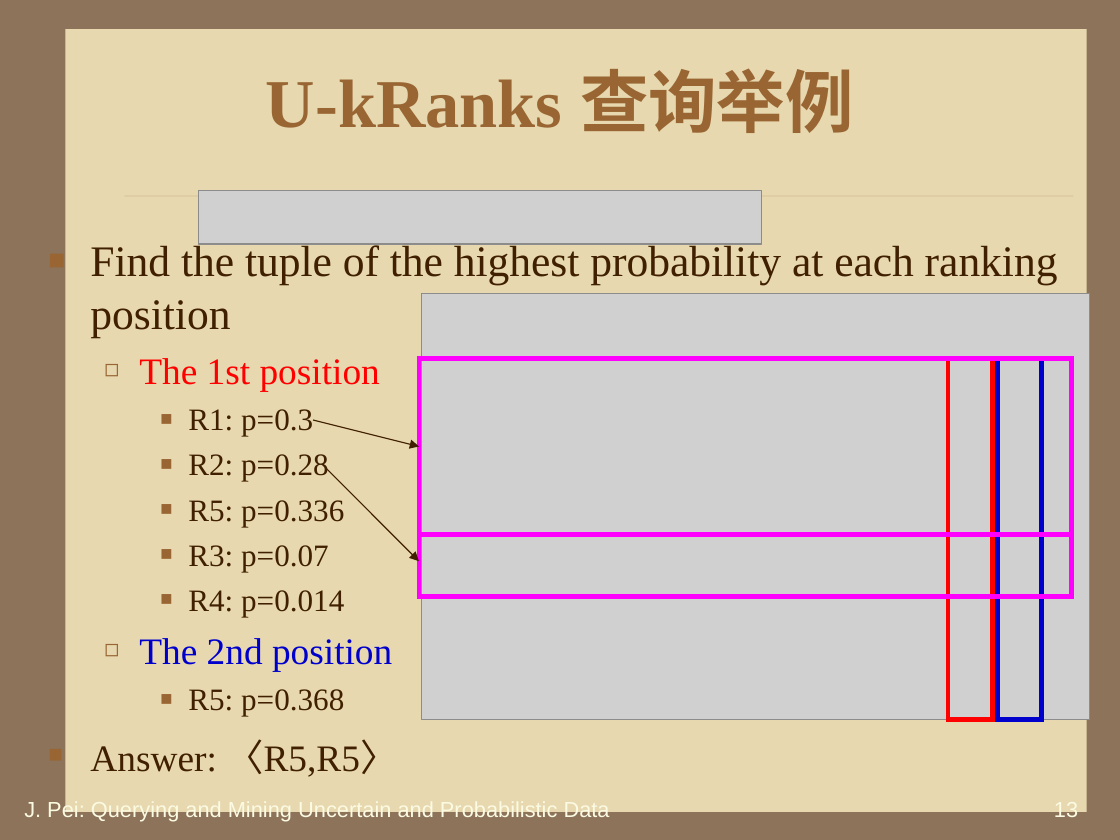
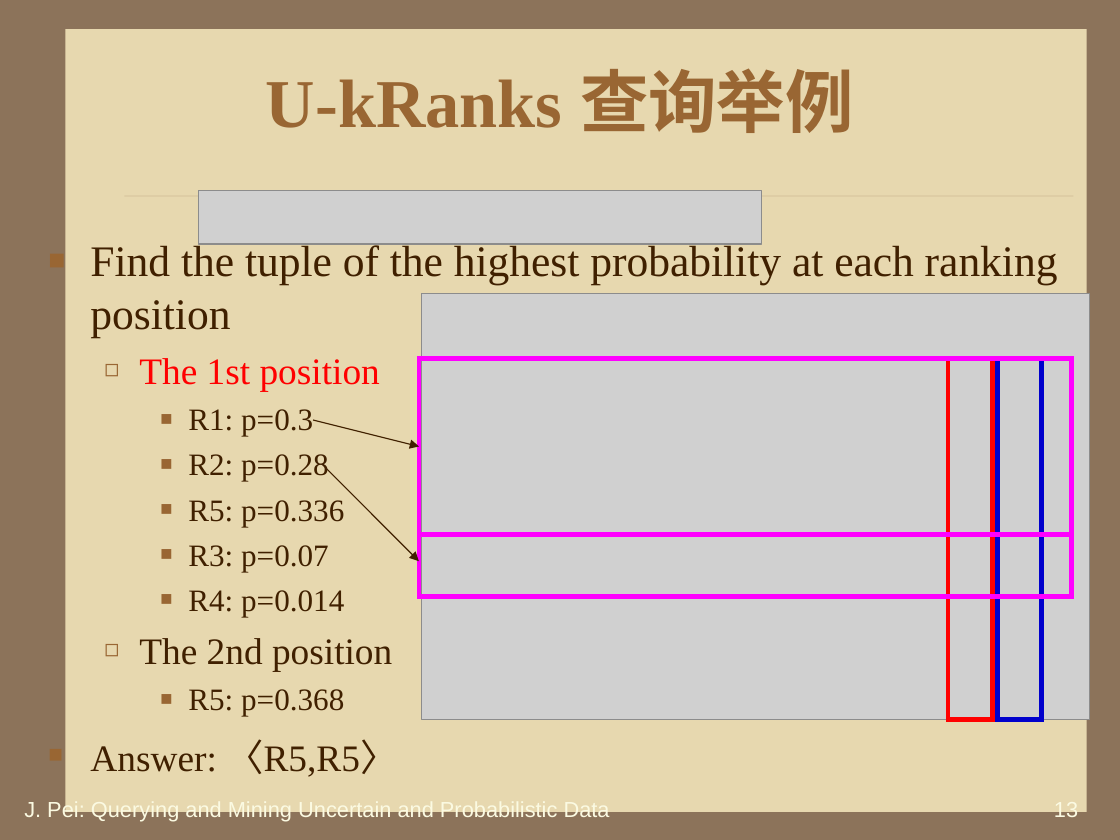
Before and after one commit to HiltonWei/wpstest, a slide deck: slide 13 of branches/区钺坚/读书报告/不确定性数据的查询分析处理.ppt. Drawn at 1120x840 pixels with LibreOffice and Linux fonts; fonts in the diff are those of the drawing; grey boxes stand for pictures; background and template pictures are left out. Boxes give left, top, right and bottom in pixels: in the first picture for what was removed or moved away, otherwise in the second. Text is boxed around its words. In the diff, an @@ line names an element or a change of style, - is before the commit and + after.

```diff
--- a/branches/区钺坚/读书报告/不确定性数据的查询分析处理.ppt
+++ b/branches/区钺坚/读书报告/不确定性数据的查询分析处理.ppt
@@ text at <box>139,638,392,671</box>: text colour #0000CC to #402000 in "The 2nd position" @@
```
Also in this commit, not shown: 3 other slides changed, 2 slides added, 2 other files.
